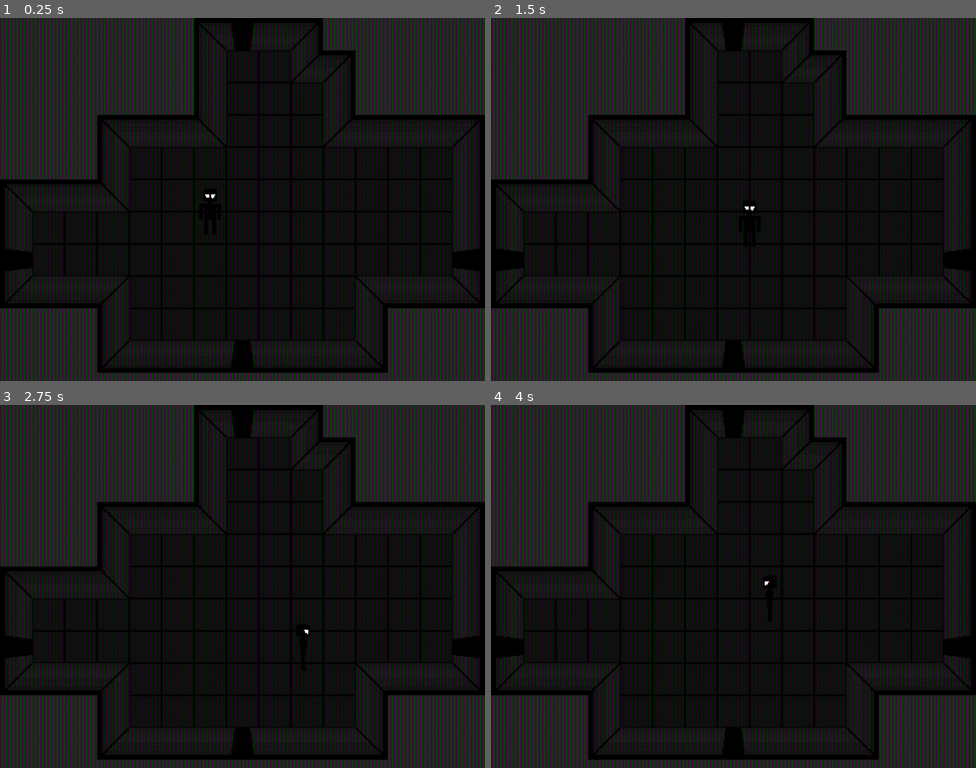
Above: before the commit, frames 1-4 (two rows, left to right).
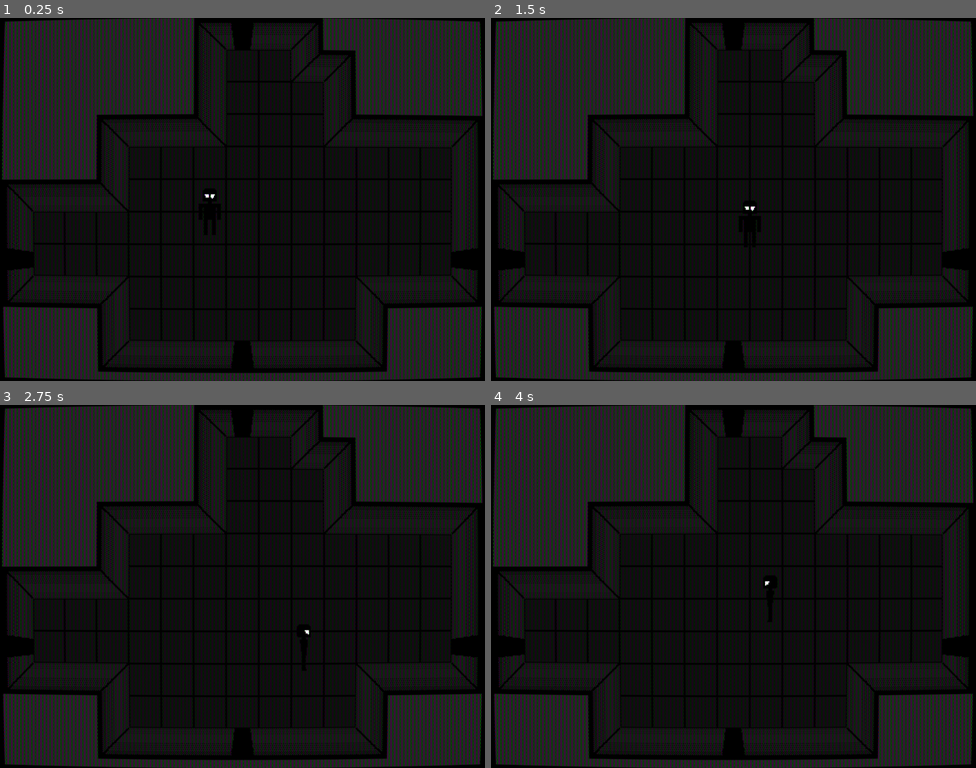
Above: after the commit, the same moments.

Repository: imLymei/LoveCraftHorror
Game: Godot game, scene res://Scenes/Main/Main.tscn
Two runs of this game, one before a commit and one after it. Both use one fixed random seed, a clock stepped at 60 frames per second and the inputs below. The engine's default icon, where the game draws it, is replaced by a stand-in: a white triangle on a blue panel in a dark square.
Inputs:
- Up to frame 1 (0.25 s): no input
- Up to frame 2 (1.5 s): tap Enter at 0.5 s; hold D (move_right) 0.53-1.28 s; hold F (interact) 0.53-1.28 s; hold S (move_down) from 1.28 s (still down); tap F (interact) at 1.35 s
- Up to frame 3 (2.75 s): release S (move_down) at 2.03 s; hold D (move_right) from 2.03 s (still down); hold F (interact) from 2.03 s (still down)
- Up to frame 4 (4 s): tap Space at 2.75 s; release D (move_right) at 2.78 s; release F (interact) at 2.78 s; hold W (move_up) 2.78-3.53 s; tap F (interact) at 2.85 s; hold A (move_left) from 3.53 s (still down); hold F (interact) from 3.53 s (still down)

The runs differ from the first frame. In frame 1, 3.6% of the frame differs, in the area x 0-100%, y 0-100%; in frame 2, 3.6%; in frame 3, 3.6%; in frame 4, 3.6%.

Commit message:
chore: change shader configs

Diff:
--- a/Scenes/Main/Main.tscn
+++ b/Scenes/Main/Main.tscn
@@ -1,7 +1,6 @@
 [gd_scene format=3 uid="uid://bbe3o5pu5rj5v"]
 
 [ext_resource type="Script" uid="uid://jkwhv1b03ckw" path="res://Scenes/Main/Main.gd" id="1_p8rbg"]
-[ext_resource type="Texture2D" uid="uid://byew2bq62ml1y" path="res://icon.svg" id="2_qtv3y"]
 [ext_resource type="PackedScene" uid="uid://csb8gds7yvboc" path="res://Scenes/UI/UIOverlay/UIOverlay.tscn" id="3_cmk6n"]
 [ext_resource type="Shader" uid="uid://co6porytflirj" path="res://Assets/Shaders/CRTShader.gdshader" id="3_i3fi7"]
 
@@ -13,7 +12,7 @@
 shader = ExtResource("3_i3fi7")
 shader_parameter/tex = SubResource("ViewportTexture_w20t6")
 shader_parameter/mask_type = 1
-shader_parameter/curve = 0.0
+shader_parameter/curve = 0.050000002375
 shader_parameter/color_offset = 0.0
 shader_parameter/mask_brightness = 1.0
 shader_parameter/aspect = 0.75
@@ -32,15 +31,14 @@
 
 [node name="CanvasLayer" type="CanvasLayer" parent="." unique_id=369571911]
 
-[node name="WindowBackground" type="TextureRect" parent="CanvasLayer" unique_id=1139666039]
+[node name="WindowBackground" type="ColorRect" parent="CanvasLayer" unique_id=1153227818]
 anchors_preset = 15
 anchor_right = 1.0
 anchor_bottom = 1.0
 grow_horizontal = 2
 grow_vertical = 2
 mouse_filter = 2
-texture = ExtResource("2_qtv3y")
-stretch_mode = 1
+color = Color(0, 0, 0, 1)
 
 [node name="GameWindow" type="TextureRect" parent="CanvasLayer" unique_id=1628739643]
 material = SubResource("ShaderMaterial_cmk6n")
